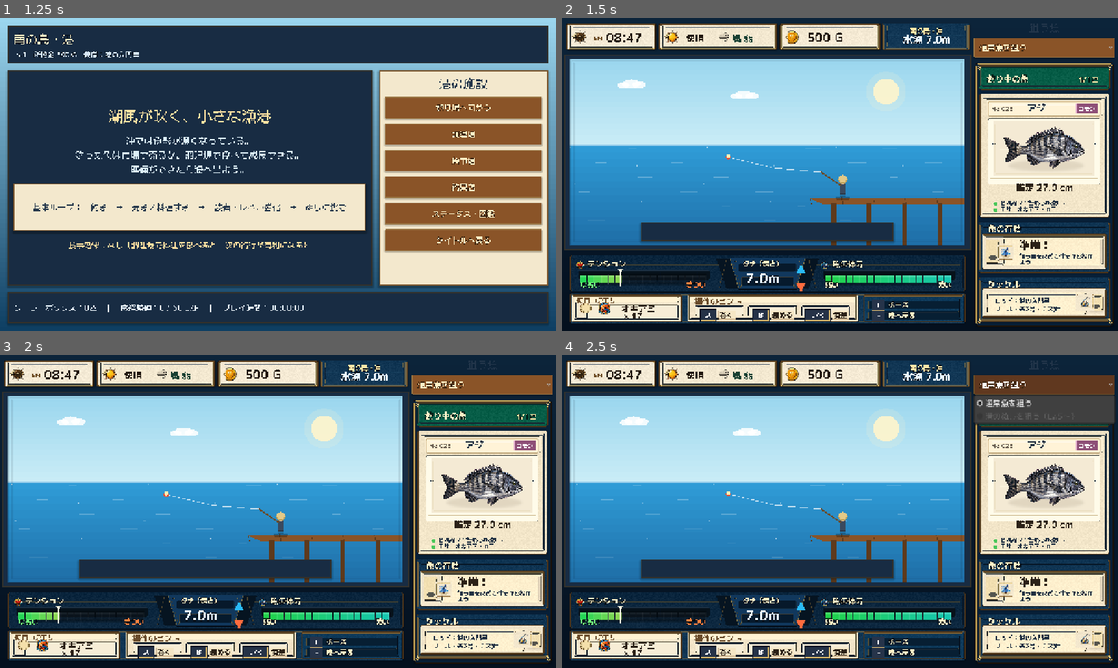
Above: before the commit, frames 1-4 (two rows, left to right).
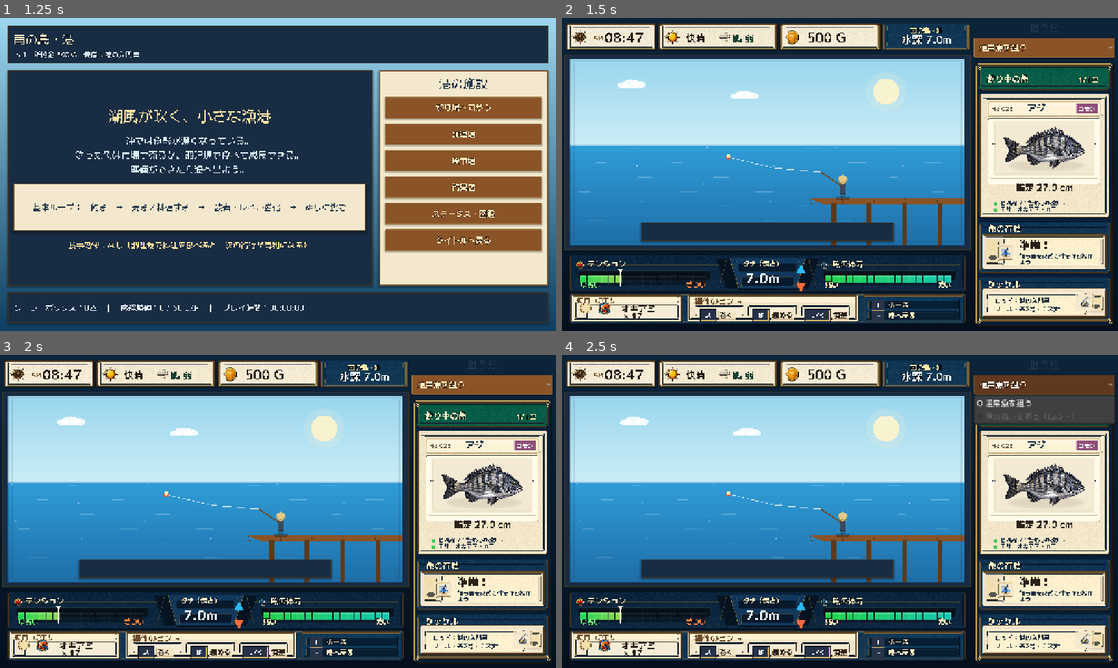
Above: after the commit, the same moments.

Repository: RYUKOU-OKUMURA/tsuri_quest_umi_mvp
Game: Godot game, scene res://scenes/main.tscn
The game is run twice, just before and just after one commit, with the same random seed, the same clock (stepped at 60 frames per second) and the same inputs.
Inputs:
- Up to frame 1 (1.25 s): click "ゲームを始める" at 0.5 s
- Up to frame 2 (1.5 s): click "釣り場へ向かう" at 1.25 s
- Up to frame 3 (2 s): no input
- Up to frame 4 (2.5 s): click "通常魚を狙う" at 2 s

Frame 1 is identical in both runs. In frame 2, 0.5% of the frame differs, in the area x 2-70%, y 2-9%; in frame 3, 0.5%; in frame 4, 0.5%.

Commit message:
Strengthen fight top status text

Diff:
--- a/src/ui/components/fight_status_bar.gd
+++ b/src/ui/components/fight_status_bar.gd
@@ -94,14 +94,14 @@
 	var body_y := rect.position.y + rect.size.y * 0.72
 	if not dark and title == "AM":
 		var am_y := rect.position.y + rect.size.y * 0.64
-		_draw_text_clipped(font, title, Vector2(text_x, am_y), 14, title_color, max_width, outline)
-		_draw_text_clipped(font, body, Vector2(text_x + 30.0, am_y + 3.0), 28, body_color, max_width - 30.0, outline)
+		_draw_text_clipped(font, title, Vector2(text_x, am_y), 15, title_color, max_width, outline)
+		_draw_text_clipped(font, body, Vector2(text_x + 27.0, am_y + 4.0), 30, body_color, max_width - 27.0, outline)
 		return
 	if not dark and title == "快晴":
 		var inline_y := rect.position.y + rect.size.y * 0.66
-		_draw_text_clipped(font, title, Vector2(text_x, inline_y), 20, body_color, max_width, outline)
-		var wind_icon_size := 28.0
-		var wind_x := text_x + 72.0
+		_draw_text_clipped(font, title, Vector2(text_x, inline_y), 21, body_color, max_width, outline)
+		var wind_icon_size := 29.0
+		var wind_x := text_x + 73.0
 		_draw_top_sheet_icon(
 			ICON_WIND,
 			Rect2(Vector2(wind_x, rect.position.y + (rect.size.y - wind_icon_size) * 0.5 + 1.0), Vector2(wind_icon_size, wind_icon_size)),
@@ -111,7 +111,7 @@
 		return
 	if not dark and title == "所持金":
 		var amount_y := rect.position.y + rect.size.y * 0.68
-		_draw_text_clipped(font, body, Vector2(text_x, amount_y), 28, body_color, max_width, outline)
+		_draw_text_clipped(font, body, Vector2(text_x, amount_y + 1.0), 30, body_color, max_width, outline)
 		return
 	_draw_text_clipped(font, title, Vector2(text_x, title_y), title_size, title_color, max_width, outline)
 	_draw_text_clipped(font, body, Vector2(text_x, body_y), body_size, body_color, max_width, outline)
@@ -119,13 +119,13 @@
 
 func _draw_centered_dark_slot(font: Font, rect: Rect2, title: String, body: String) -> void:
 	var title_size := 15
-	var body_size := 23
+	var body_size := 24
 	var title_width := font.get_string_size(title, HORIZONTAL_ALIGNMENT_LEFT, -1, title_size).x
 	var body_width := font.get_string_size(body, HORIZONTAL_ALIGNMENT_LEFT, -1, body_size).x
 	_draw_text_clipped(
 		font,
 		title,
-		Vector2(rect.position.x + (rect.size.x - title_width) * 0.5, rect.position.y + rect.size.y * 0.38),
+		Vector2(rect.position.x + (rect.size.x - title_width) * 0.5, rect.position.y + rect.size.y * 0.37),
 		title_size,
 		Palette.GOLD_BRIGHT,
 		rect.size.x,
@@ -134,7 +134,7 @@
 	_draw_text_clipped(
 		font,
 		body,
-		Vector2(rect.position.x + (rect.size.x - body_width) * 0.5, rect.position.y + rect.size.y * 0.73),
+		Vector2(rect.position.x + (rect.size.x - body_width) * 0.5, rect.position.y + rect.size.y * 0.74),
 		body_size,
 		Color("#eaf6ff"),
 		rect.size.x,
@@ -145,7 +145,7 @@
 func _draw_status_icon(rect: Rect2, icon_index: int) -> void:
 	if _top_icons == null and _icons == null:
 		return
-	var icon_size := clampf(rect.size.y * 0.58, 36.0, 42.0)
+	var icon_size := clampf(rect.size.y * 0.60, 38.0, 44.0)
 	var icon_rect := Rect2(
 		rect.position + Vector2(16.0, (rect.size.y - icon_size) * 0.5 + 1.0),
 		Vector2(icon_size, icon_size)
Not shown, changed: design-qa.md
Not shown, changed: docs/11_underwater_fight_showcase.md
